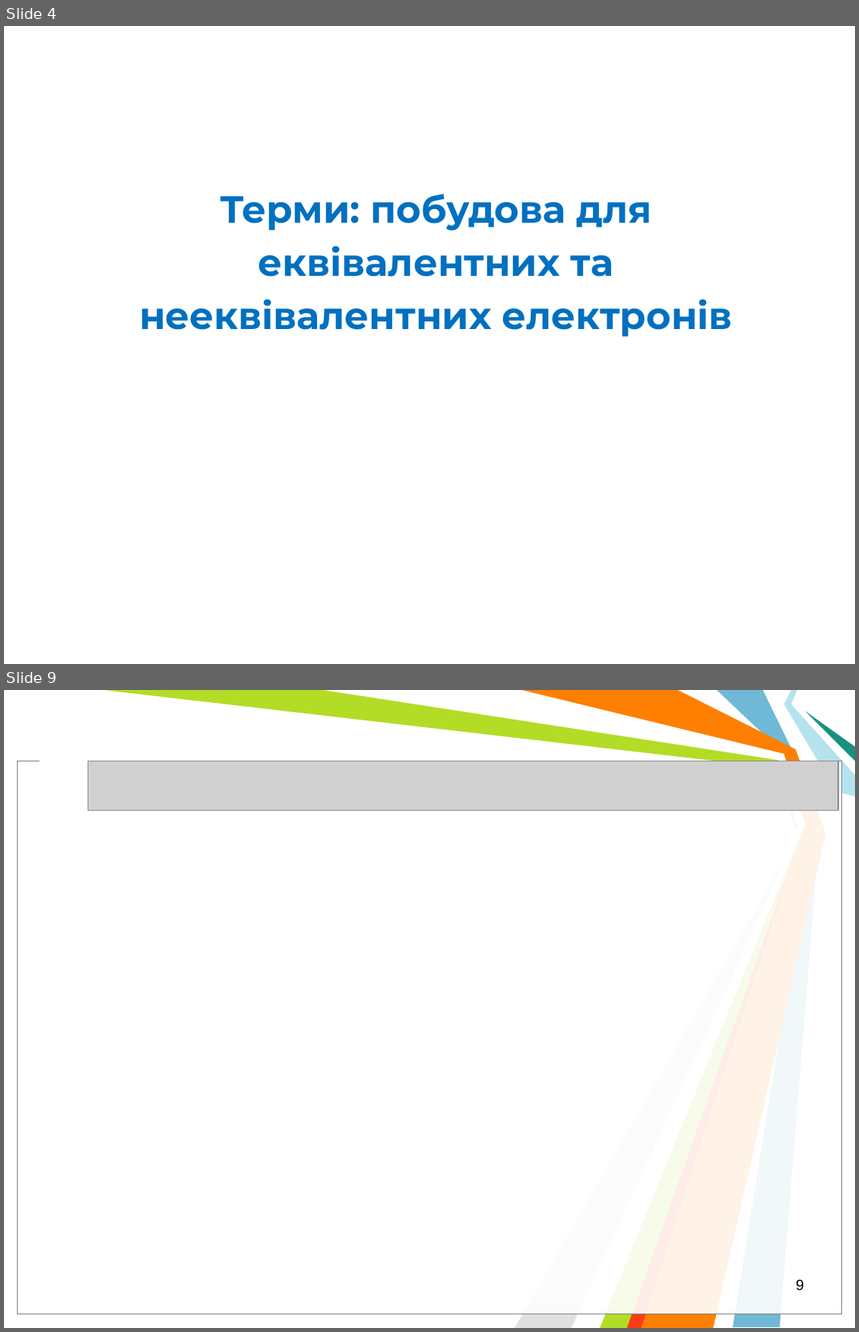
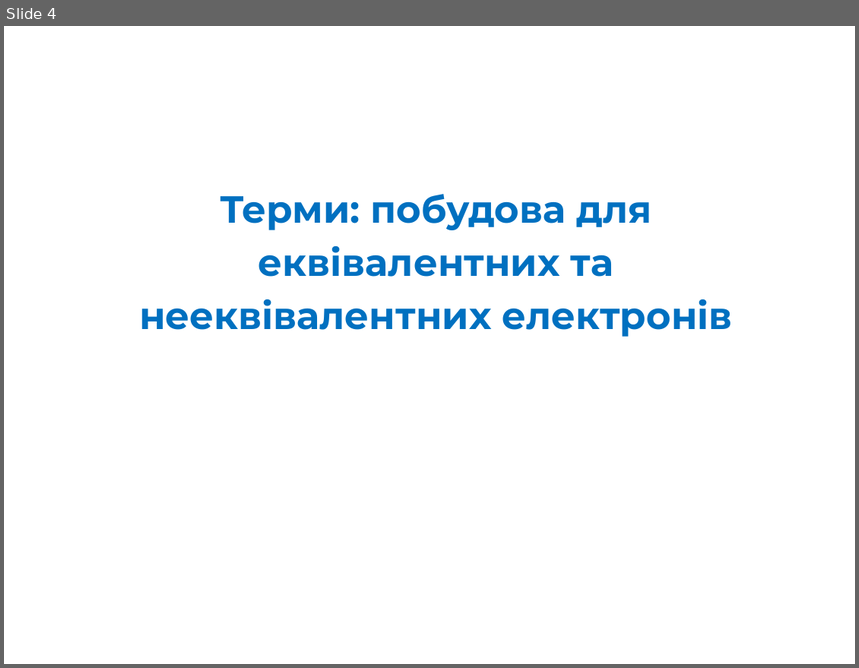
Before and after one commit to l432/NMK, a slide deck: Lecture/Chem/Lessons13/Less00_13s.ppt. Shown one above the other, each under a label of ours: slides 4 and 9 before the commit, slide 4 after it; the slides between them are not shown. The pictures are 859x1332 and 859x668 pixels, drawn with LibreOffice and Linux fonts; fonts in the diff are those of the drawing; grey boxes stand for pictures; background and template pictures are left out. Boxes give left, top, right and bottom in pixels: in the first picture for what was removed or moved away, otherwise in the second. Text is boxed around its words. In the diff, an @@ line names an element or a change of style, - is before the commit and + after.

```diff
--- a/Lecture/Chem/Lessons13/Less00_13s.ppt
+++ b/Lecture/Chem/Lessons13/Less00_13s.ppt
@@ slide 9 removed at box(4, 690, 855, 1328), background #FFFFFF @@
@@ freeform shape removed at box(104, 690, 806, 1328) @@
@@ freeform shape removed at box(323, 690, 805, 1328) @@
@@ freeform shape removed at box(522, 690, 826, 1328) @@
@@ freeform shape removed at box(718, 690, 820, 1328) @@
@@ freeform shape removed at box(785, 690, 855, 796) @@
@@ freeform shape removed at box(806, 711, 855, 761) @@
@@ rectangle removed at box(40, 753, 621, 768) @@
@@ rectangle removed at box(18, 761, 842, 1315) @@
@@ rectangle removed at box(18, 761, 842, 1315) @@
@@ picture removed at box(88, 761, 838, 811) @@
@@ freeform shape removed at box(515, 844, 793, 1328) @@
@@ freeform shape removed at box(627, 846, 797, 1328) @@
@@ page number removed at box(796, 1280, 804, 1290) @@
-9
```
Also in this commit, not shown: 13 slides added, 4 other slides removed, 2 other files.
